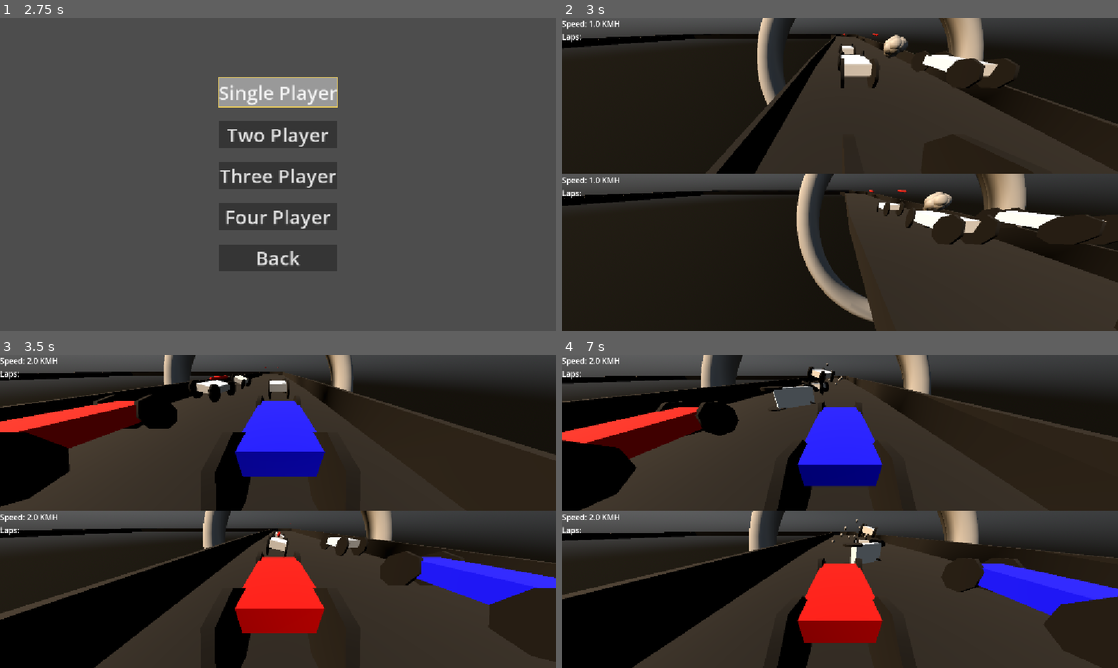
Above: before the commit, frames 1-4 (two rows, left to right).
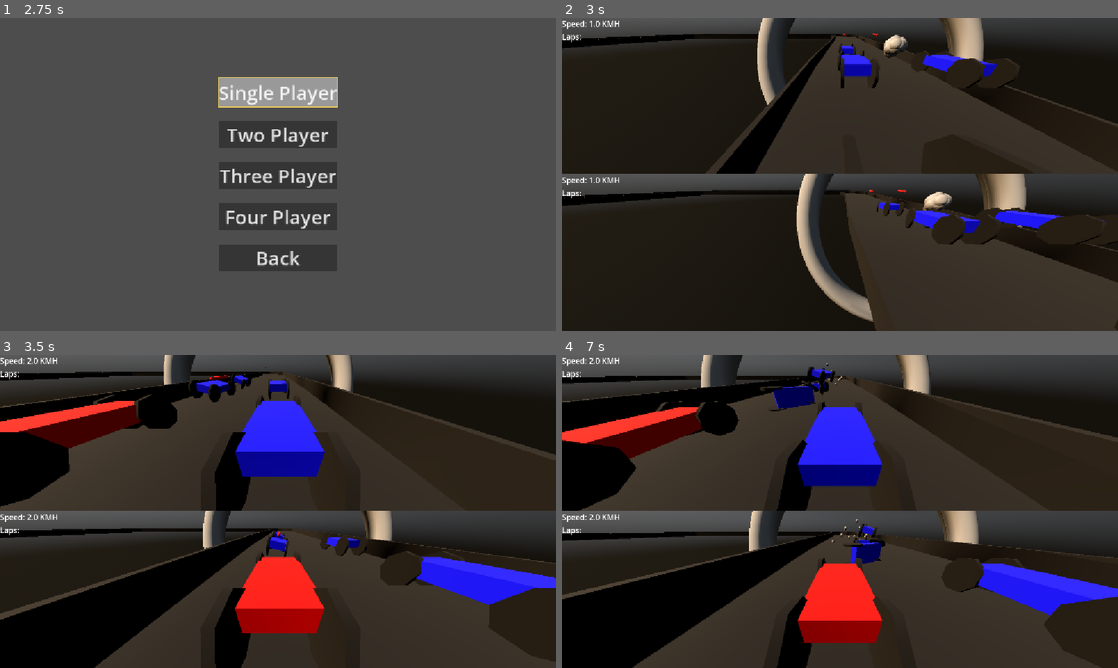
Above: after the commit, the same moments.

Repository: DwoaC/RickNRollRacing
Game: Godot game, scene res://gui/main.tscn
Same seed, same stepped clock (60 frames per second), same inputs: the game is played once before the commit and once after it. Sound files missing from this copy of the repository are replaced by a short silence.
Inputs:
- Up to frame 1 (2.75 s): click "New Game" at 0.5 s; click "New Game" at 1.25 s; click "Quick Race" at 2 s
- Up to frame 2 (3 s): click "Two Player" at 2.75 s
- Up to frame 3 (3.5 s): no input
- Up to frame 4 (7 s): no input

Frame 1 is identical in both runs. In frame 2, 1.5% of the frame differs, in the area x 50-98%, y 8-69%; in frame 3, 0.6%; in frame 4, 0.9%.
Error after the commit: Attempt to call function 'instantiate' in base 'null instance' on a null instance. (res://gamer_manager.gd:27)

Commit message:
adding controllers

Diff:
--- a/gamer_manager.gd
+++ b/gamer_manager.gd
@@ -19,9 +19,29 @@
 	get_tree().root.get_node("Main/LevelContainer").add_child(new_level)
 	sim_node = new_level
 
-func add_player(new_player):
+func add_player(new_player) -> Car:
 	new_player.player_reference = "p" + str(sim_node.player_cars.size() + 1)
-	sim_node.add_player(new_player)
+	var car: Car = sim_node.add_player(new_player)
+
+	var controller_scene = load("res://objects/cars/controlers/controller_player.tscn")
+	var controller = controller_scene.instantiate()
+
+	controller.stats = new_player
+
+	car.add_controller(controller)
+	return car
+
+func add_ai(car_stats: CarStats) -> Car:
+	car_stats.player_reference = "p" + str(sim_node.player_cars.size() + 1)
+	var car: Car = sim_node.add_player(car_stats)
+
+	var controller_scene = load("res://objects/cars/controlers/controller_ai.tscn")
+	var controller = controller_scene.instantiate()
+
+	controller.stats = car_stats
+
+	car.add_controller(controller)
+	return car
 
 func start_sim():
 	sim_node.n_ai = MAX_CARS - sim_node.player_cars.size()
--- a/gui/main.tscn
+++ b/gui/main.tscn
@@ -8,6 +8,8 @@
 
 [node name="MainMenu" parent="UILayer" instance=ExtResource("3_mlcj6")]
 
+[node name="Controllers" type="Node" parent="UILayer"]
+
 [node name="LevelContainer" type="Node" parent="."]
 unique_name_in_owner = true
 
--- a/gui/main_menu.gd
+++ b/gui/main_menu.gd
@@ -40,8 +40,12 @@
 	# Tell our Main node to start the game
 	GamerManager.load_level("res://worlds/Sim.tscn")
 
-	var new_player = load("res://resources/player_1.tres")
-	GamerManager.add_player(new_player)
+	var player = load("res://resources/player_1.tres")
+	var car: Car = GamerManager.add_player(player)
+
+	for i in range(7):
+		var ai = load("res://resources/ai_stats.tres")
+		car = GamerManager.add_ai(ai)
 
 	GamerManager.start_sim()
 	hide()
--- a/resources/ai_stats.tres
+++ b/resources/ai_stats.tres
@@ -4,5 +4,5 @@
 
 [resource]
 script = ExtResource("1_660ut")
-car_color = Color(1, 1, 1, 1)
+car_color = Color(0, 0, 1, 1)
 metadata/_custom_type_script = "uid://dfykroq5wpybx"
--- a/resources/car_stats.gd
+++ b/resources/car_stats.gd
@@ -6,3 +6,9 @@
 @export var money: int = 0
 @export var car_color: Color = Color.RED
 @export var car_type: String = 'A'
+
+@export var engine_force_value: float = 3000.0
+@export var brake_force_value: float = 6000.0
+@export var steer_angle: float = 0.5   # radians
+@export var respawn_delay: float = 1.5
+@export var max_speed: float = 75.0 / 3.6
